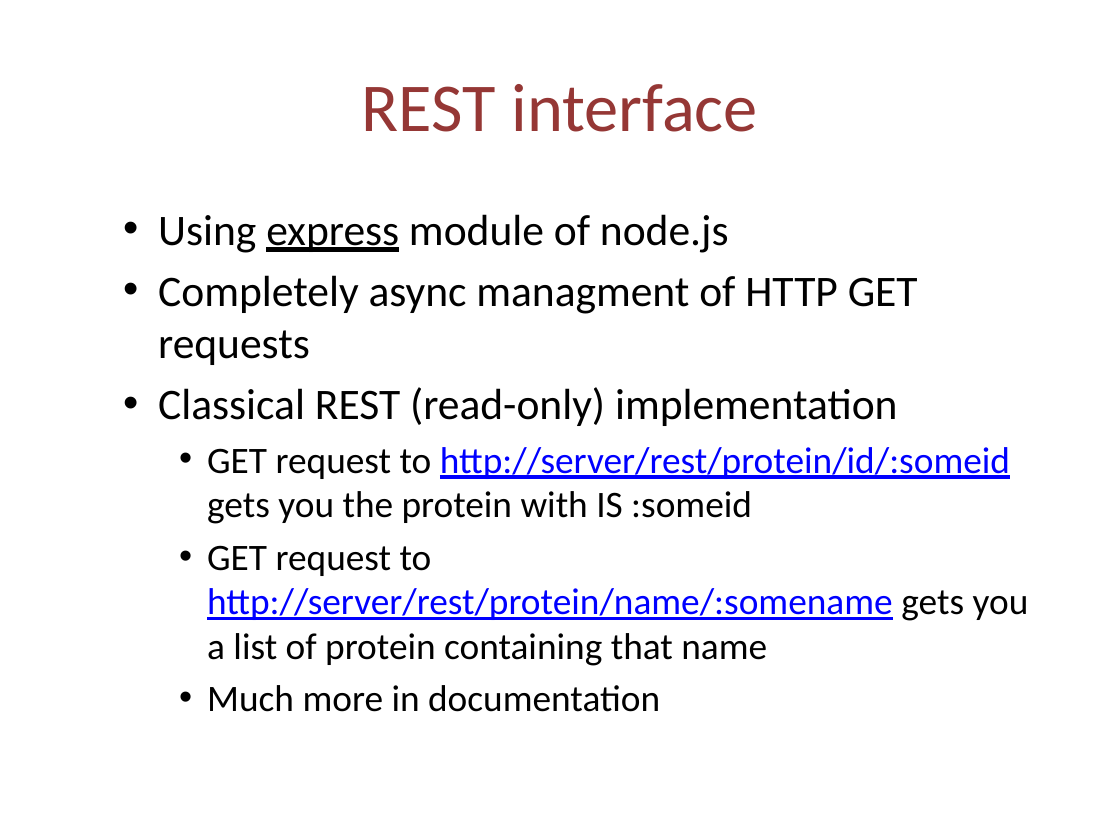
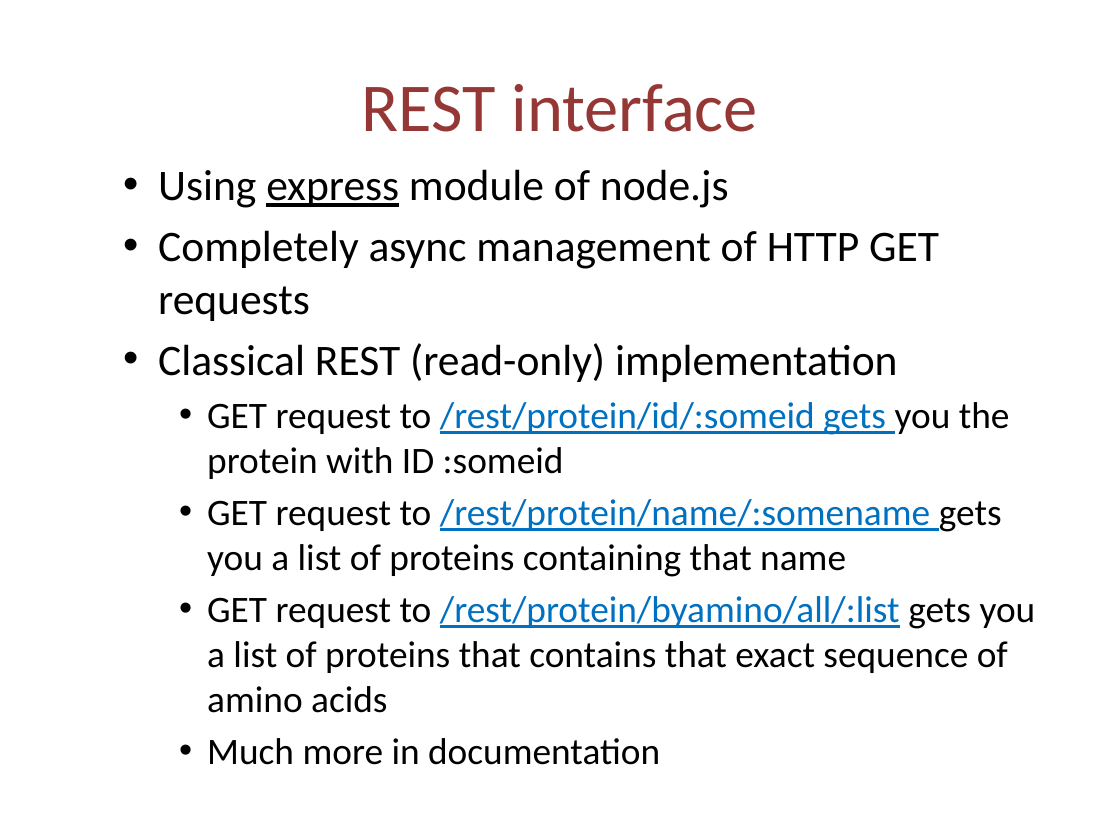
Before and after one commit to cvdlab-projects/webpdb, a slide deck: slide 15 of docs/webPDB-Final.pptx. Drawn at 1120x840 pixels with LibreOffice and Linux fonts; fonts in the diff are those of the drawing. Boxes give left, top, right and bottom in pixels: in the first picture for what was removed or moved away, otherwise in the second. Text is boxed around its words. In the diff, an @@ line names an element or a change of style, - is before the commit and + after.

Commit message:
Updated ppt

```diff
--- a/docs/webPDB-Final.pptx
+++ b/docs/webPDB-Final.pptx
@@ text "Using express module of node.js": place and size @@
-text "Using express module of node.js" at (158, 214, 1029, 712)
+text "Using express module of node.js" at (158, 169, 1036, 765)
@@ text at (158, 230, 939, 321): text changed @@
-  • Completely async managment of HTTP GET requests
+  • Completely async management of HTTP GET requests
@@ text at (207, 402, 1036, 713): text changed @@
-    • GET request to http://server/rest/protein/id/:someid gets you the protein with IS :someid
-    • GET request to http://server/rest/protein/name/:somename gets you a list of protein containing that name
+    • GET request to /rest/protein/id/:someid gets you the protein with ID :someid
+    • GET request to /rest/protein/name/:somename gets you a list of proteins containing that name
+    • GET request to /rest/protein/byamino/all/:list gets you a list of proteins that contains that exact sequence of amino acids
```
Also in this commit, not shown: 3 other slides changed.
